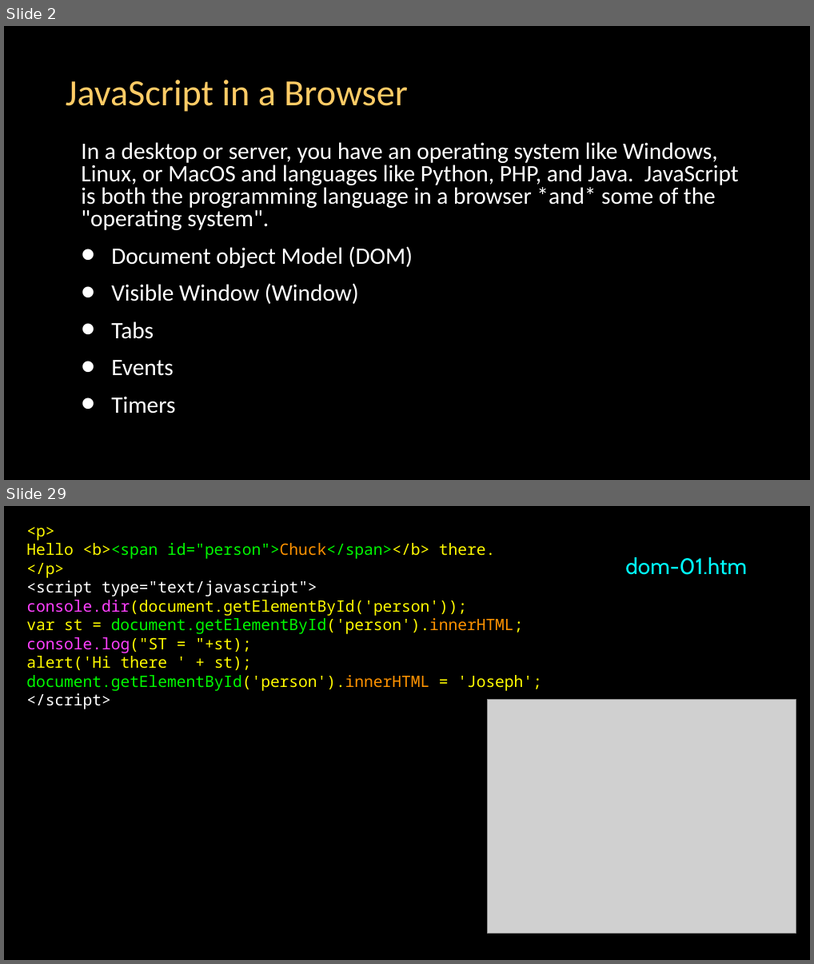
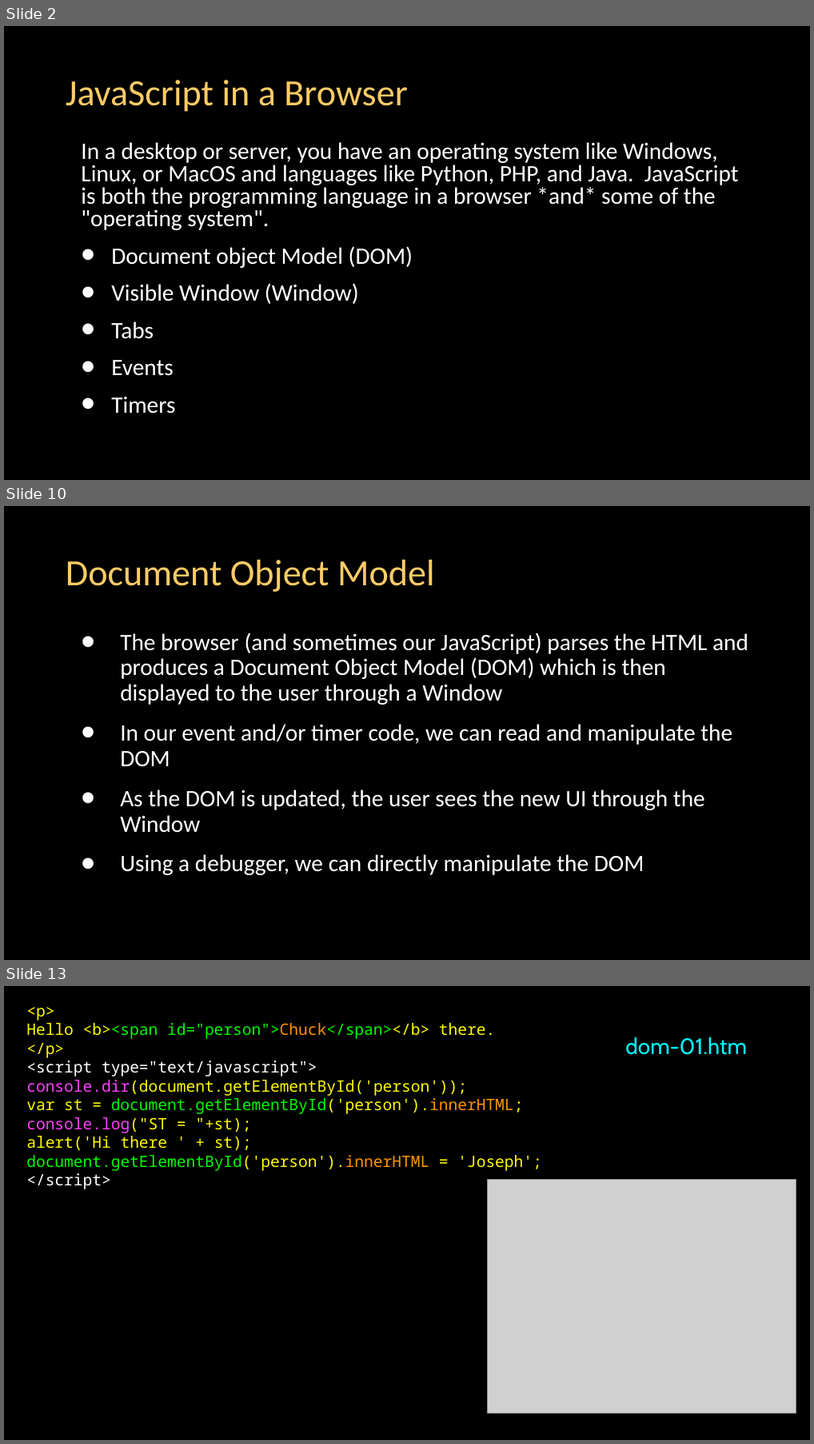
Before and after one commit to csev/dj4e, a slide deck: lectures/JS-03-Browser.pptx. Shown one above the other, each under a label of ours: slides 2 and 29 before the commit, slides 2, 10 and 13 after it; the slides between them are not shown. The pictures are 814x964 and 814x1444 pixels, drawn with LibreOffice and Linux fonts; fonts in the diff are those of the drawing; grey boxes stand for pictures. Boxes give left, top, right and bottom in pixels: in the first picture for what was removed or moved away, otherwise in the second. Text is boxed around its words. In the diff, an @@ line names an element or a change of style, - is before the commit and + after.

```diff
--- a/lectures/JS-03-Browser.pptx
+++ b/lectures/JS-03-Browser.pptx
@@ slide 10 added at box(4, 506, 810, 960), background #000000 @@
@@ title added at box(66, 560, 435, 592), 44 pt, text #FFCC66 @@
+Document Object Model
@@ text added at box(120, 632, 749, 875), 28 pt, text #FFFFFF @@
+• The browser (and sometimes our JavaScript) parses the HTML and produces a Document Object Model (DOM) which is then displayed to the user through a Window
+• In our event and/or timer code, we can read and manipulate the DOM
+• As the DOM is updated, the user sees the new UI through the Window
+• Using a debugger, we can directly manipulate the DOM
@@ what was slide 29 is now slide 13 @@
```
Also in this commit, not shown: 14 other slides added, 16 other files.
